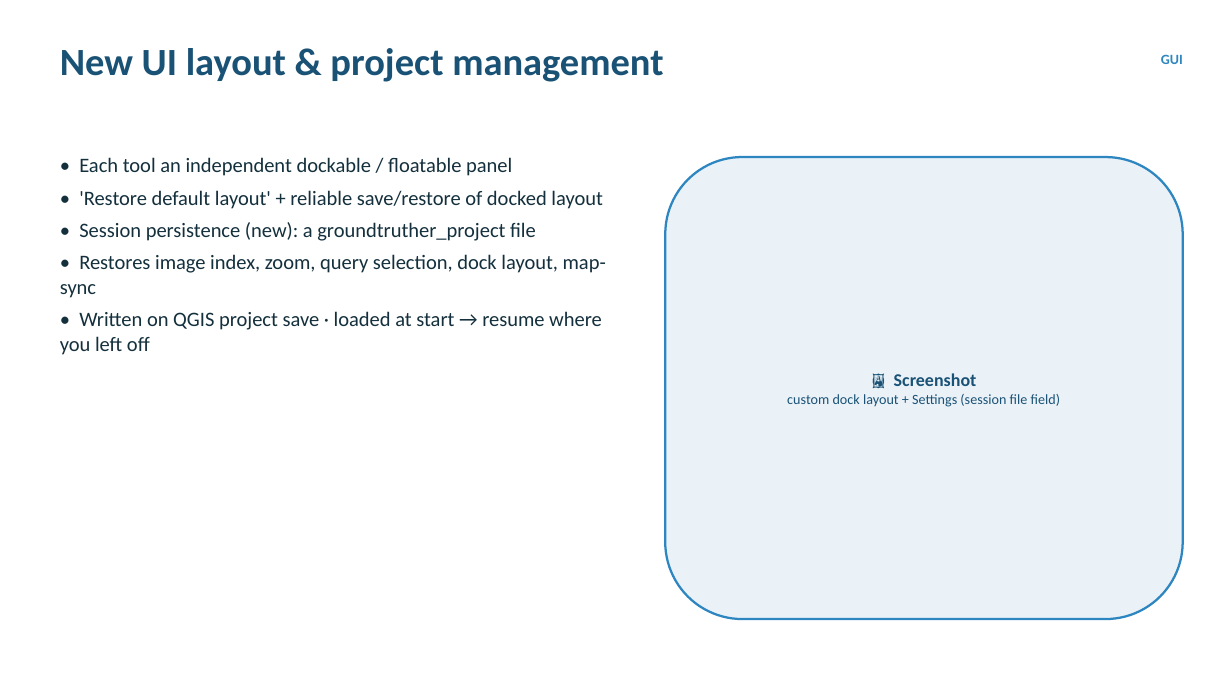
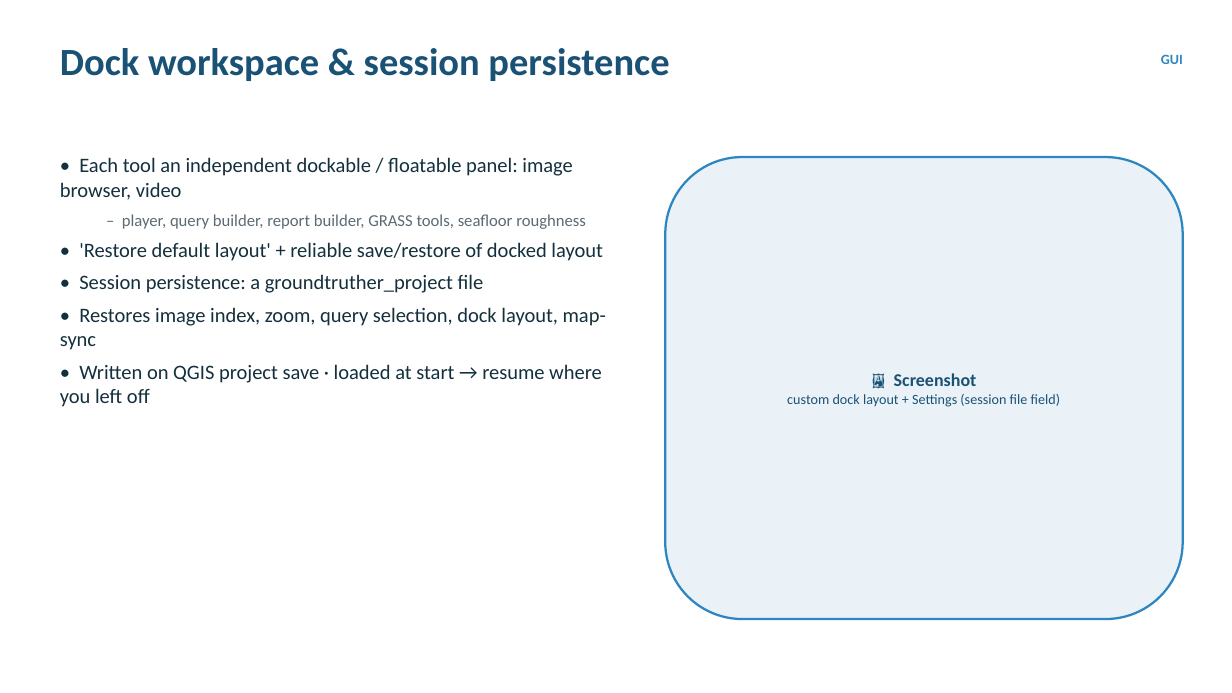
Before and after one commit to epifanio/groundtruther, a slide deck: slide 6 of docs/slides_groundtruther_update_2026.pptx (slide 5 before the commit). Drawn at 1232x693 pixels with LibreOffice and Linux fonts; fonts in the diff are those of the drawing. Boxes give left, top, right and bottom in pixels: in the first picture for what was removed or moved away, otherwise in the second. Text is boxed around its words. In the diff, an @@ line names an element or a change of style, - is before the commit and + after.

```diff
--- a/docs/slides_groundtruther_update_2026.pptx
+++ b/docs/slides_groundtruther_update_2026.pptx
@@ text at box(60, 48, 669, 81): text changed @@
-New UI layout & project management
+Dock workspace & session persistence
@@ text at box(60, 157, 586, 229): text changed @@
-• Each tool an independent dockable / floatable panel
+• Each tool an independent dockable / floatable panel: image browser, video
+  – player, query builder, report builder, GRASS tools, seafloor roughness
@@ text at box(79, 274, 484, 293): text changed @@
-• Session persistence (new): a groundtruther_project file
+• Session persistence: a groundtruther_project file
```
Also in this commit, not shown: 13 other slides changed, 17 slides added, 7 slides removed, 3 other files.
